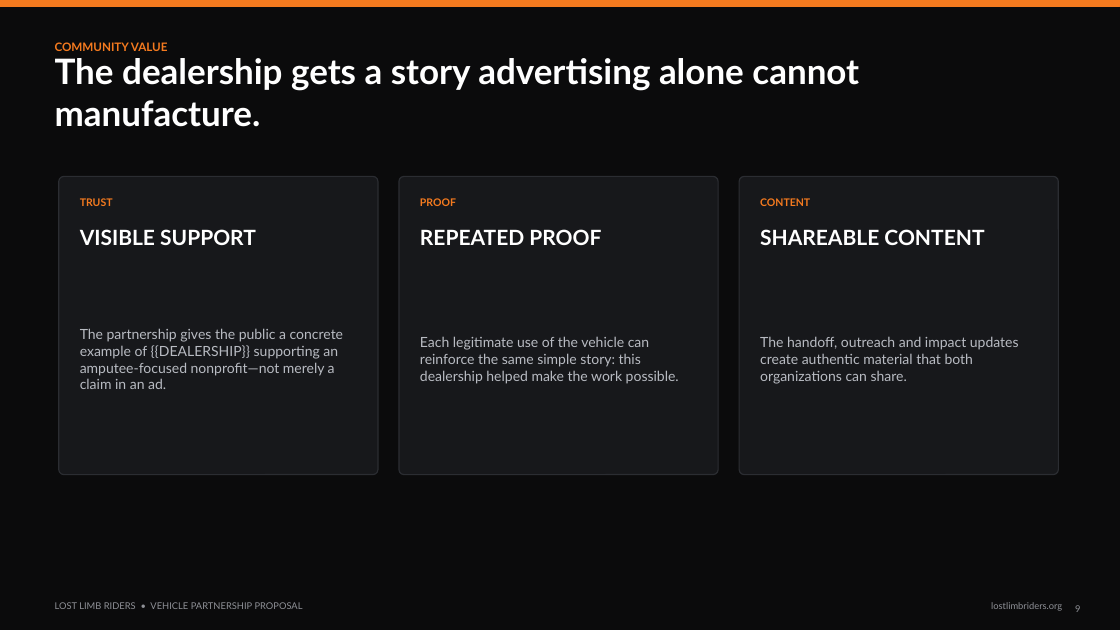
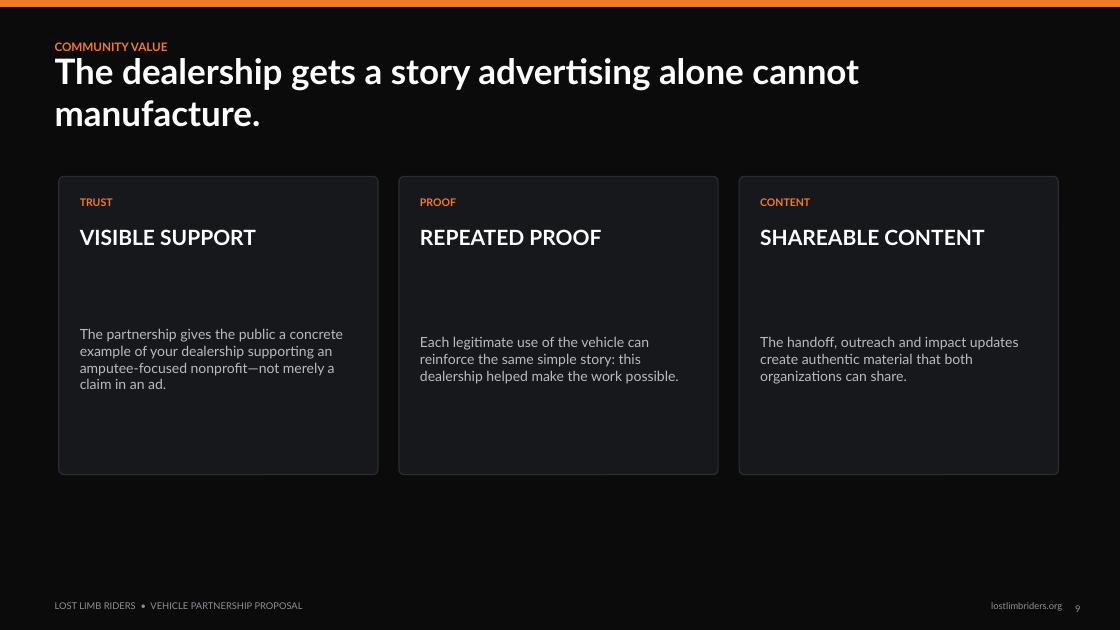
Before and after one commit to 74Thirsty/official, a slide deck: slide 9 of assets/LLR_Knoepfler_Vehicle_Partnership_Proposal.pptx. Drawn at 1120x630 pixels with LibreOffice and Linux fonts; fonts in the diff are those of the drawing. Boxes give left, top, right and bottom in pixels: in the first picture for what was removed or moved away, otherwise in the second. Text is boxed around its words. In the diff, an @@ line names an element or a change of style, - is before the commit and + after.

```diff
--- a/assets/LLR_Knoepfler_Vehicle_Partnership_Proposal.pptx
+++ b/assets/LLR_Knoepfler_Vehicle_Partnership_Proposal.pptx
@@ text at [80, 328, 343, 389]: text changed @@
-The partnership gives the public a concrete example of {{DEALERSHIP}} supporting an amputee-focused nonprofit—not merely a claim in an ad.
+The partnership gives the public a concrete example of your dealership supporting an amputee-focused nonprofit—not merely a claim in an ad.
```
Also in this commit, not shown: 8 other slides changed.
